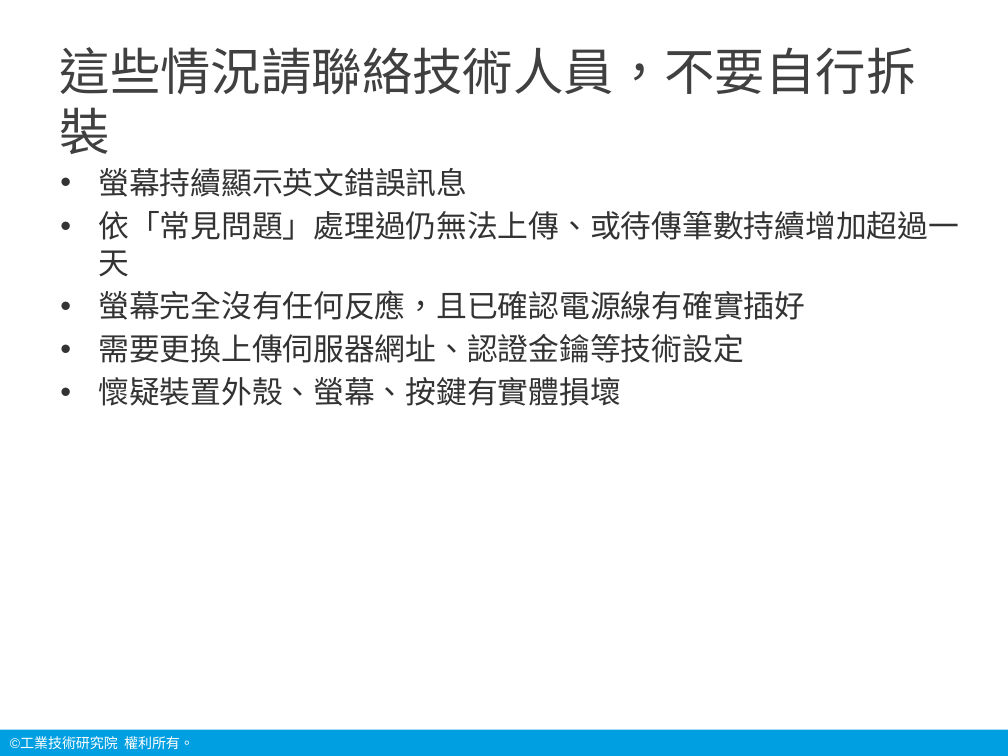
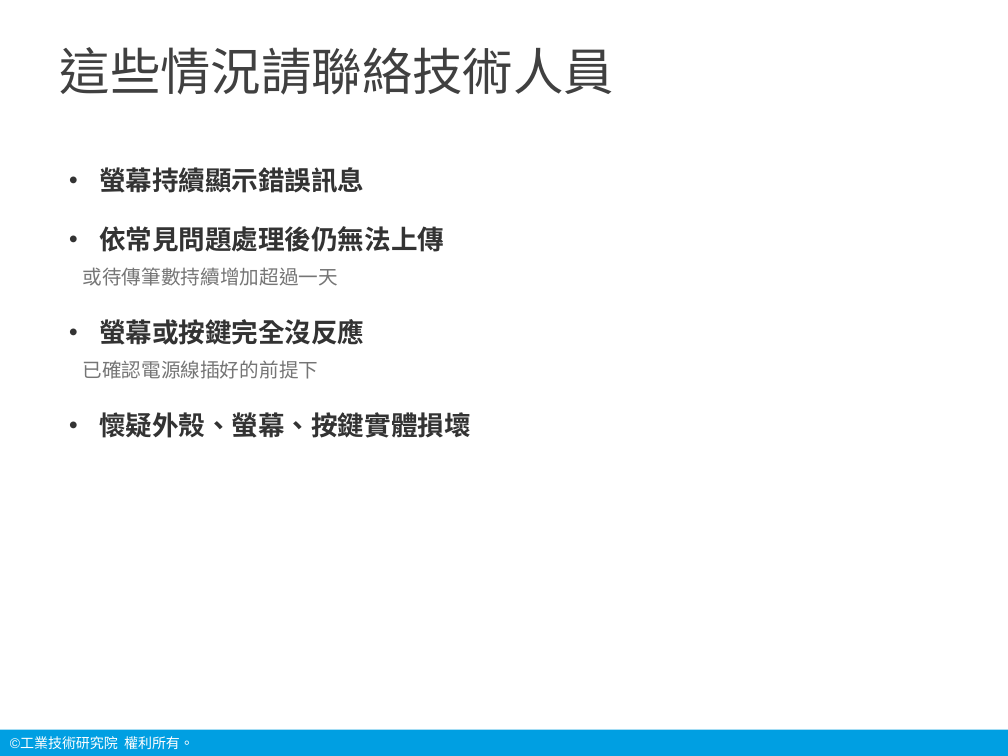
Before and after one commit to chanwunkong/pico-vitals-gateway, a slide deck: slide 26 of 說明/生理訊號中繼裝置_操作說明.pptx (slide 15 before the commit). Drawn at 1008x756 pixels with LibreOffice and Linux fonts; fonts in the diff are those of the drawing; background and template pictures are left out. Boxes give left, top, right and bottom in pixels: in the first picture for what was removed or moved away, otherwise in the second. Text is boxed around its words. In the diff, an @@ line names an element or a change of style, - is before the commit and + after.

```diff
--- a/說明/生理訊號中繼裝置_操作說明.pptx
+++ b/說明/生理訊號中繼裝置_操作說明.pptx
@@ title at (x1=60, y1=47, x2=614, y2=95): text changed @@
-這些情況請聯絡技術人員，不要自行拆裝
+這些情況請聯絡技術人員
@@ text at (x1=82, y1=167, x2=471, y2=438): text changed; size 22 to 19 pt; bold on @@
-• 螢幕持續顯示英文錯誤訊息
-• 依「常見問題」處理過仍無法上傳、或待傳筆數持續增加超過一天
-• 螢幕完全沒有任何反應，且已確認電源線有確實插好
-• 需要更換上傳伺服器網址、認證金鑰等技術設定
-• 懷疑裝置外殼、螢幕、按鍵有實體損壞
+• 螢幕持續顯示錯誤訊息
+• 依常見問題處理後仍無法上傳
+或待傳筆數持續增加超過一天
+• 螢幕或按鍵完全沒反應
+已確認電源線插好的前提下
+• 懷疑外殼、螢幕、按鍵實體損壞
```
Also in this commit, not shown: 9 other slides changed, 16 slides added, 6 slides removed, 32 other files.
